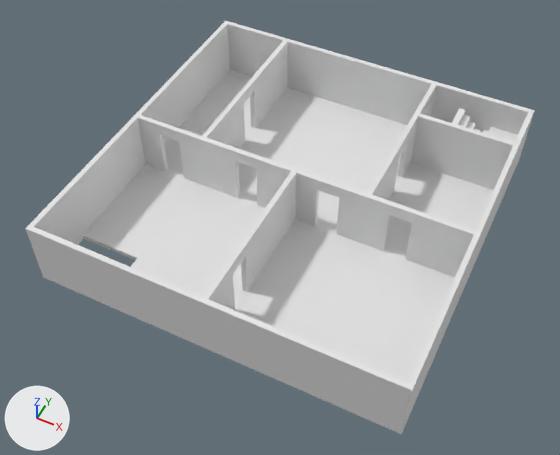
A saved change to the FBX model Assets/Scenes/Combined/Prefabs/LevelModels/SM_Level_1.fbx.
Before and after are seen from a camera (50 mm lens) standing at (8.71, -38.94, 22.55) and looking at (-0.15, -21.24, 0.42). Arrows for +X, +Y and +Z are at lower left; the lights stay in place. Vertices at the same position are counted once.

Script lines for the objects in view, before the commit:
```python
me_cube_010 = bpy.data.meshes.new('Cube.010')
me_cube_010.from_pydata(...)  # 186 vertices, 185 faces; spans x -7.0..7.0, y -7.0..7.0, z 0.0..2.7
ob_level_1 = bpy.data.objects.new('Level_1', me_cube_010)
ob_level_1.location = (0.0, -20.0, 0.0)
```
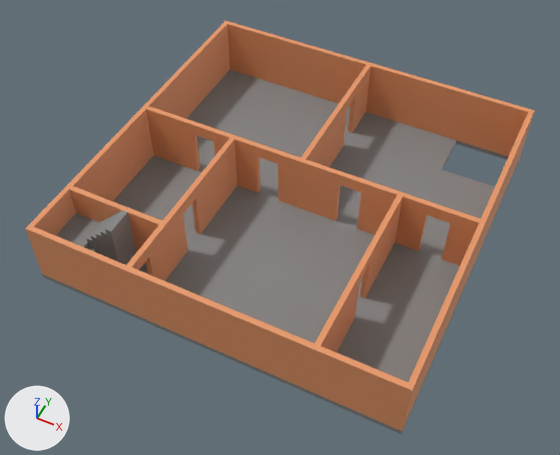
Where the change shows, as pixel boxes (x1, y1, x2, y2) in the pictures (560 x 455 px):
'Level_1', recoloured, turned: (25, 21, 535, 434) in both
part 1 of me_cube_010, recoloured (white to grey): before (138, 70, 518, 258); after (42, 169, 442, 434)
part 2 of me_cube_010, recoloured: before (42, 79, 402, 434); after (247, 75, 520, 432)
part 3 of me_cube_010, recoloured: before (138, 158, 520, 432); after (113, 70, 441, 236)
part 4 of me_cube_010, recoloured: (25, 21, 535, 431) in both

The change, as a list of edits to the scene's bpy script:
```text
Add mat_floor:
    mat_floor = principled_material('Floor')
    mat_floor.base_color = (0.236, 0.236, 0.236)  # grey #858585
Add mat_wall:
    mat_wall = principled_material('Wall')
    mat_wall.base_color = (0.801, 0.313, 0.135)  # orange #e79867
Change me_cube_010:
    where me_cube_010.from_pydata(...)  # 186 vertices, 185 faces; spans x -7.0..7.0, y -7.0..7.0, z 0.0..2.7
    used by ob_level_1; location = (0.0, -20.0, 0.0)
    me_cube_010 part 1: 39 of the faces centred in x -1.43..6.17, y 3.07..7.0, z 0.0..2.7 switch from no material to mat_floor (grey #858585)
    me_cube_010 part 2: 16 of the faces centred in x -7.0..0.0, y -7.0..0.0, z 0.0..0.2 switch from no material to mat_floor (grey #858585)
    me_cube_010 part 3: 3 of the faces centred in x 3.23..7.0, y -1.6..0.0, z 0.0..0.2 switch from no material to mat_floor (grey #858585)
    me_cube_010 part 4: 127 of the faces centred in x -7.0..7.0, y -7.0..7.0, z 0.87..2.7 switch from no material to mat_wall (orange #e79867)
Change ob_level_1:
    ob_level_1.rotation_euler: (0.0, 0.0, 0.0) -> (0.0, 0.0, -3.142)  # degrees (0, 0, 0) -> degrees (0, 0, -180)
```
